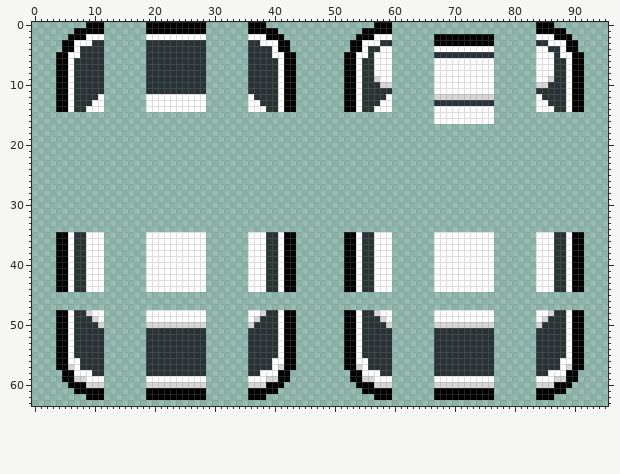
Edited in one commit: sprite sheet (resources/gfx/ui/EID_description_bubble.png). Above: the version before the commit.
The file is 96x48 pixels. The old version is drawn lined up with the new one.
And afterwards:
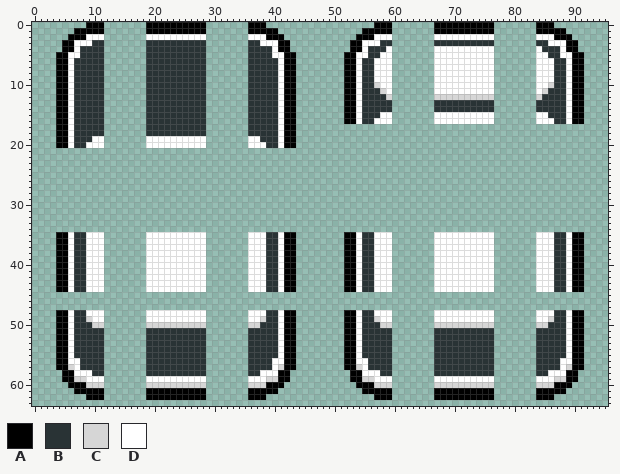
Palette (. is transparent): A #000000  B #293335  C #d6d6d6  D #ffffff
From old to new:
canvas 96x48 -> 96x64; drawings rearranged on the sheet (the old picture shows each at its new place)
Changed rows in their new state; - is an unchanged pixel.
first column x 57:
 0 ----------AAAAAAAAAA----------
 1 ----------AAAAAAAAAA----------
 2 ----------DDDDDDDDDD----------
 3 ----------BBBBBBBBBB----------
 4 -B--------------------------B-
 5 B---------DDDDDDDDDD---------B
first column x 4:
 9 -----------------------------------------------------D----------------------------D-----
10 -----------------------------------------------------CDD------------------------DDC-----
11 ------------------------------------------------------CD------------------------DC------
12 -------B-------BBBBBBBBBB-------B----------------------C------------------------C-------
13 ------BB-------BBBBBBBBBB-------BB--------------------BB------------------------BB------
14 -----BBB-------BBBBBBBBBB-------BBB------------------BBB-------BBBBBBBBBB-------BBB-----
15 AADBBBBB-------BBBBBBBBBB-------BBBBBDAA--------AADBBBDD------------------------DDBBBDAA
16 AADBBBBB-------BBBBBBBBBB-------BBBBBDAA--------AADBBDDD------------------------DDDBBDAA
17 AADBBBBB-------BBBBBBBBBB-------BBBBBDAA------------------------------------------------
18 AADBBBBB-------BBBBBBBBBB-------BBBBBDAA------------------------------------------------
19 AADBBBDD-------DDDDDDDDDD-------DDBBBDAA------------------------------------------------
20 AADBBDDD-------DDDDDDDDDD-------DDDBBDAA------------------------------------------------
first column x 9:
48 D----------------------------D------------------D----------------------------D
49 CD--------------------------DC------------------CD--------------------------DC
50 -C--------------------------C--------------------C--------------------------C-
